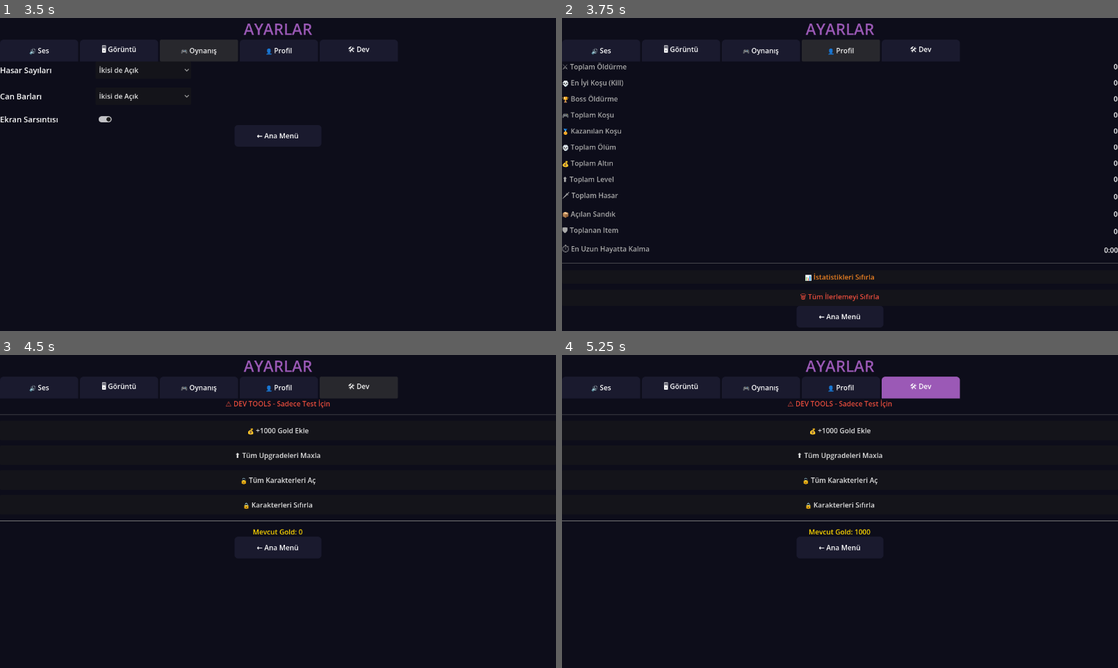
Above: before the commit, frames 1-4 (two rows, left to right).
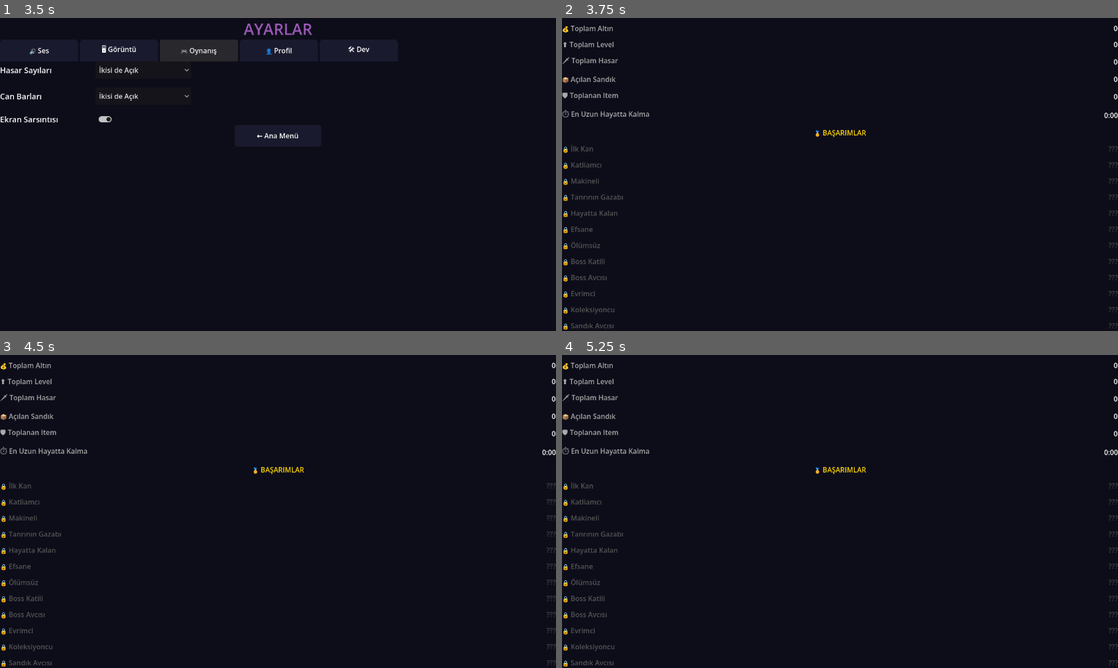
Above: after the commit, the same moments.

Repository: jegy911/survivors-clone
Game: Godot game, scene res://ui/main_menu.tscn
Two runs of this game, one before a commit and one after it. Both use one fixed random seed, a clock stepped at 60 frames per second and the inputs below.
Inputs (mouse positions are in pixels of both pictures, inside the frame that each line leads up to):
- Up to frame 1 (3.5 s): click "⚙ AYARLAR" at 0.5 s; click "🔊 Ses" at 1.25 s; click "🖥 Görüntü" at 2 s; click "🎮 Oynanış" at 2.75 s
- Up to frame 2 (3.75 s): click "👤 Profil" at 3.5 s
- Up to frame 3 (4.5 s): click (361, 386) at 4.25 s, where only the run before the commit has a clickable "🛠 Dev"
- Up to frame 4 (5.25 s): click (840, 430) at 5 s, where only the run before the commit has a clickable "💰 +1000 Gold Ekle"

Frame 1 is identical in both runs. In frame 2, 4.4% of the frame differs, in the area x 0-100%, y 1-100%; in frame 3, 4.2%; in frame 4, 4.3%.

Commit message:
Update settings.gd

Diff:
--- a/ui/settings.gd
+++ b/ui/settings.gd
@@ -280,6 +280,40 @@
 		val.text = stat[1]
 		val.add_theme_color_override("font_color", Color("#FFFFFF"))
 		row.add_child(val)
+
+	# Achievement listesi
+	var ach_title = Label.new()
+	ach_title.text = "🏅 BAŞARIMLAR"
+	ach_title.horizontal_alignment = HORIZONTAL_ALIGNMENT_CENTER
+	ach_title.add_theme_font_size_override("font_size", 16)
+	ach_title.add_theme_color_override("font_color", Color("#FFD700"))
+	vbox.add_child(ach_title)
+
+	var unlocked_count = 0
+	for ach in AchievementData.ACHIEVEMENTS:
+		var is_done = SaveManager.unlocked_achievements.has(ach["id"])
+		if is_done:
+			unlocked_count += 1
+		var row = HBoxContainer.new()
+		vbox.add_child(row)
+		var icon_lbl = Label.new()
+		icon_lbl.text = ach["icon"] if is_done else "🔒"
+		row.add_child(icon_lbl)
+		var name_lbl = Label.new()
+		name_lbl.text = ach["name"]
+		name_lbl.size_flags_horizontal = Control.SIZE_EXPAND_FILL
+		name_lbl.add_theme_color_override("font_color", Color("#FFFFFF") if is_done else Color("#555555"))
+		row.add_child(name_lbl)
+		var reward_lbl = Label.new()
+		reward_lbl.text = "+" + str(ach["reward_gold"]) + "💰" if is_done else "???"
+		reward_lbl.add_theme_color_override("font_color", Color("#FFD700") if is_done else Color("#444444"))
+		row.add_child(reward_lbl)
+
+	var progress_lbl = Label.new()
+	progress_lbl.text = "%d / %d tamamlandı" % [unlocked_count, AchievementData.ACHIEVEMENTS.size()]
+	progress_lbl.horizontal_alignment = HORIZONTAL_ALIGNMENT_CENTER
+	progress_lbl.add_theme_color_override("font_color", Color("#9B59B6"))
+	vbox.add_child(progress_lbl)
 
 	# Ayırıcı
 	var sep = HSeparator.new()
